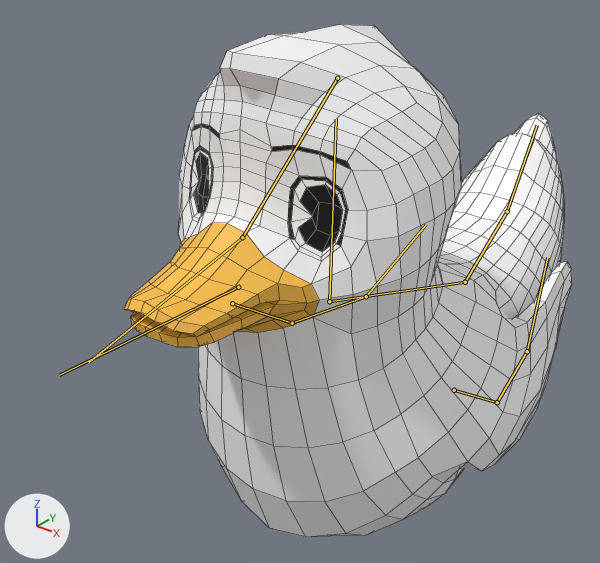
Renders of the FBX model QuackingAwesome/Assets/Animals/Duck.fbx from each side of a commit.
The view is the same before and after, from a 50 mm lens placed at (0.355, -0.578, 0.427), pointed at (-0.045, -0.078, 0.117). Lighting does not change. The marker at lower left points along +X, +Y and +Z. Both versions are drawn at frame 10 of the action 'DuckArmature|Dash'; the numbers are the values there. The bones that bend it are drawn over the model as lines. Mesh edges are drawn as thin lines.

Objects in the first picture: 'Duck'.
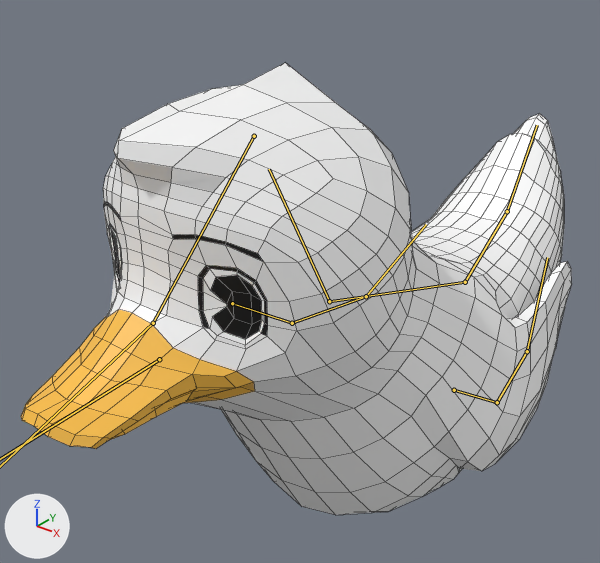
Changed parts and their boxes [x1, y1, x2, y2] in the pictures (600 x 563 px):
```json
{"object": "Duck", "change": "posed", "before": [124, 24, 572, 537], "after": [21, 63, 572, 515], "on screen": "23% wider, 12% shorter"}
{"bone": "Neck", "before": "(329, 301) to (336, 119)", "after": "(329, 301) to (269, 169)"}
{"bone": "Head", "before": "(337, 78) to (242, 237)", "after": "(254, 136) to (153, 323)"}
```

The change, as JSON lines over the scene's bpy script:
```json
{"block": "bone_neck", "where": "bone_neck = bpy.data.objects['DuckArmature'].pose.bones['Neck']"}
{"op": "set", "path": "bone_neck.rotation_quaternion", "old": "(1.0, 0.0, 0.0, 0.0)", "new": "(0.965, 0.263, 0.0, 0.0)", "note": "degrees (0, 0, 0) -> degrees (30, 0, 0)"}
{"block": "bone_mouthlower", "where": "bone_mouthlower = bpy.data.objects['DuckArmature'].pose.bones['MouthLower']  # child of 'Neck'"}
{"op": "set", "path": "bone_mouthlower.location", "old": "(0.0, 0.0, 0.0)", "new": "(0.0, 0.035, -0.065)"}
{"op": "set", "path": "bone_mouthlower.rotation_quaternion", "old": "(1.0, 0.0, 0.0, 0.0)", "new": "(0.974, -0.226, 0.0, 0.0)", "note": "degrees (0, 0, 0) -> degrees (-26, 0, 0)"}
{"block": "bone_head", "where": "bone_head = bpy.data.objects['DuckArmature'].pose.bones['Head']  # child of 'Neck'"}
{"op": "set", "path": "bone_head.rotation_quaternion", "old": "(1.0, 0.0, 0.0, 0.0)", "new": "(0.974, -0.226, 0.0, 0.0)", "note": "degrees (0, 0, 0) -> degrees (-26, 0, 0)"}
```
